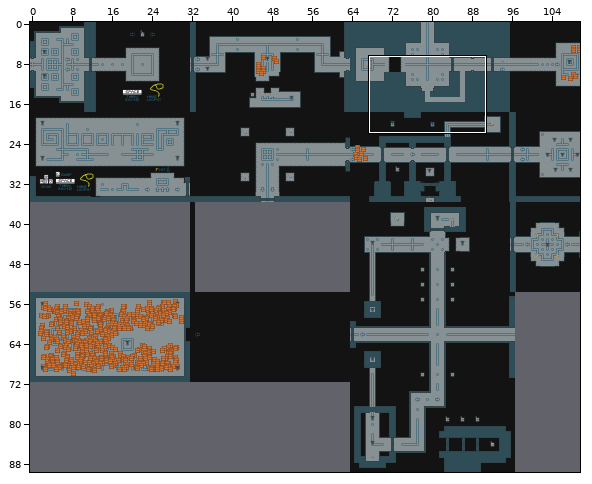
Two states of a Tiled map (JSON), game/assets/map/first_level.json. The first picture is a wide view before the edit; the outline marks the close-up.
Close-up. Before the edit:
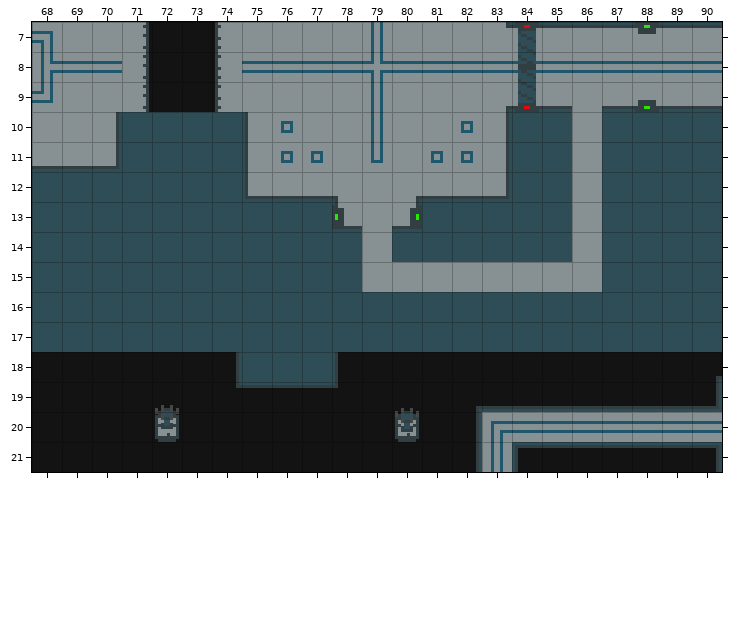
Cells are 10x10 px. Shown: x 68..90, y 7..21.
After:
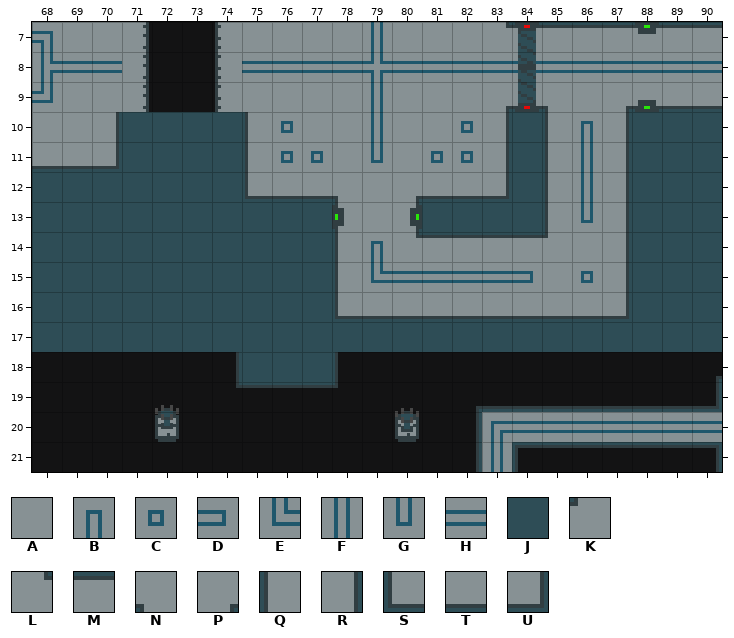
Key: from "static_floors": A 0, B 1, C 2, D 12, E 13, F 20, G 21, H 31, J 52, K 60, L 61, M 66, N 70, P 71, Q 75, R 77, S 85, T 86, U 87.
_ is an empty cell, . an unchanged one.
From old to new:
--- layer "ground-layer"
@@ x 78..87 @@
- 9 .......T.T
-10 .......JAJ
-11 .......JAJ
-12 .......JAJ
-13 S.U....JAJ
-14 JAJJJJJJ.J
-15 JAAAAAA.AJ
-16 JJJJJJJJJJ
+ 9 .......N.P
+10 .......QBR
+11 .......QFR
+12 .......QFR
+13 Q.R....QGR
+14 QBLMMMMK.R
+15 QEHHHHD.CR
+16 STTTTTTTTU
Pixel boxes of the changes (left, top, right, bottom) in both close-ups:
changed: (335, 106, 629, 319)
